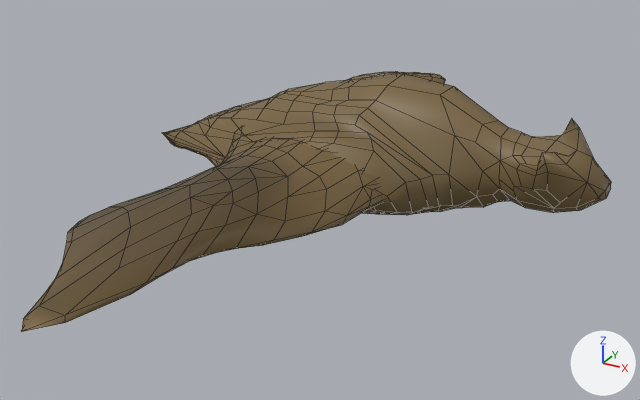
One commit to the FBX model PolymorphGame/Assets/Meshes/BatAnimated.fbx: the scene before it, then after it.
Before and after are seen from a 50 mm lens placed at (0.02028, -0.04196, 0.01848), pointed at (-0.00162, -0.00214, -0.00143). The lights are fixed; the arrows at lower right show +X, +Y and +Z. Mesh edges are drawn as thin lines. Where no turn or scale is listed for an object, it has been applied to the vertices. Vertices at the same position are counted once.
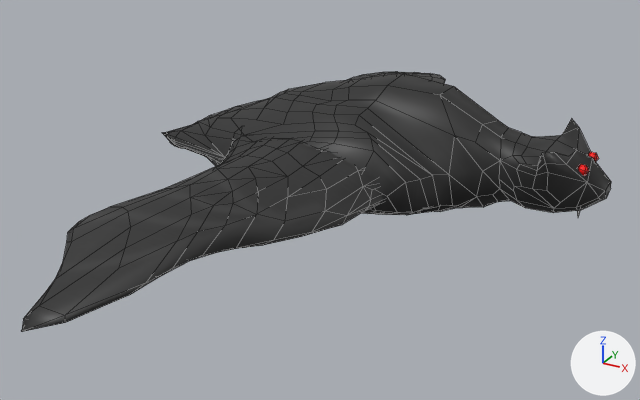
Commit message: improvement on bat visuals

Where the change shows, as pixel boxes [x1, y1, x2, y2] in the pictures (640 x 400 px):
part 1 of me_mesh, added
    after: [588, 152, 599, 162]
part 2 of me_mesh, added
    after: [578, 164, 589, 176]
part 3 of me_mesh, recoloured (brown to black)
    both: [21, 72, 611, 332]

Edits to the bpy script that builds the scene:
```text
Add img_bat_tex_png:
    img_bat_tex_png = load_image('bat_tex.png', '_unpacked/bat_tex.png', 1024, 1024, 'sRGB')
Add mat_bat_mat:
    mat_bat_mat = principled_material('bat_mat')
    mat_bat_mat.texture = img_bat_tex_png  # with its transparency
Change me_mesh:
    used by ob_mesh; location = (0.0, 0.0, 0.0)
    remove me_mesh.from_pydata(...)  # 1080 vertices, 1344 faces; spans x -0.0143..0.0134, y -0.0213..0.0212, z -0.0026..0.0055
    add me_mesh.from_pydata(...)  # 1112 vertices, 1382 faces; spans x -0.0143..0.0134, y -0.0213..0.0212, z -0.0026..0.0055
    me_mesh part 1: a new loose piece, a UV sphere (5 segments, 3 rings, poles along x) spanning x 0.01187..0.01249, y 0.00078..0.00129, z 0.00237..0.00285, in mat_bat_mat (picture img_bat_tex_png)
    me_mesh part 2: a new loose piece, a UV sphere (5 segments, 3 rings, poles along x) spanning x 0.01187..0.01249, y -0.00117..-0.00066, z 0.00237..0.00285, in mat_bat_mat (picture img_bat_tex_png)
    me_mesh part 3: 1344 faces spanning x -0.0143..0.0134, y -0.0213..0.0212, z -0.0026..0.0055 switch from mat_material (brown #7a6642) to mat_bat_mat (picture img_bat_tex_png)
```
